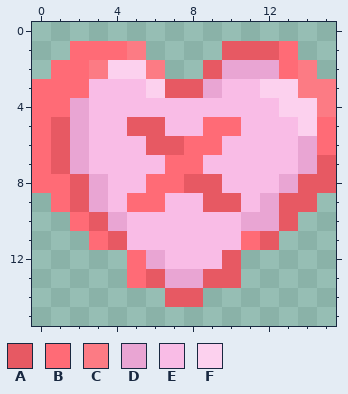
Pixel-art sprite -- assets/mctc/textures/decoration/food/heart_x.png. The picture above is the old version.
The file is 16x16 pixels.
Palette (. is transparent): A #e75963  B #ff6b76  C #fc7b84  D #e9a5d3  E #f9bce6  F #fcd1ee
Pixels before, first column x 0:
 1 ..BBBC....AAAB..
 2 .BBCFFC..ADDDBC.
 3 BBBEEEFAADEEFFCC
 4 BBDEEEEEEEEEEFFC
 5 BADEEAAEEBBEEEFB
 6 BADEEEAABBEEEEDB
 7 BADEEEEBBEEEEEDA
 8 BBADEEBBAAEEEDAA
 9 .BADEBBEEAAEDAA.
10 ..BADEEEEEEDDA..
11 ...BAEEEEEEBA...
12 .....BDEEEA.....
13 .....BADDAA.....
14 .......AA.......
After the commit:
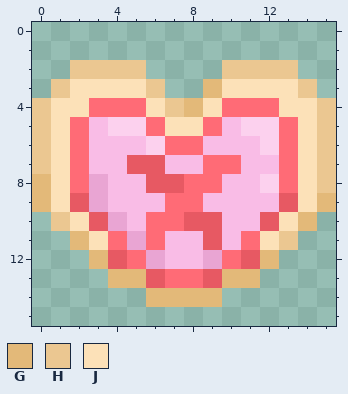
Colours new in this view: G #e3b979  H #ebc791  J #fce1b8
The edit:
Changed rows in their new state; - is an unchanged pixel.
first column x 0:
 1 --....----....--
 2 -.HHHH.--.HHHH.-
 3 .HJJJJH..GJJJJH.
 4 HJJBBBJHGJBBBJJH
 5 HJB-FFBJJ-EFFBJH
 6 HJB---FB-E--FBJH
 7 HJB--AAEEBB--BJH
 8 GJB---AABB--FBJH
 9 GJ---EEBBEE-E-JG
10 -HJ---BBAA-EAJG-
11 --GJBDB--A--JH--
12 ---GA----DBAG---
13 ----GG-BB-GG----
14 ------GGGG------
Pixel boxes of the changes (left, top, right, bottom) in both pictures:
changed: (32, 41, 336, 307)
